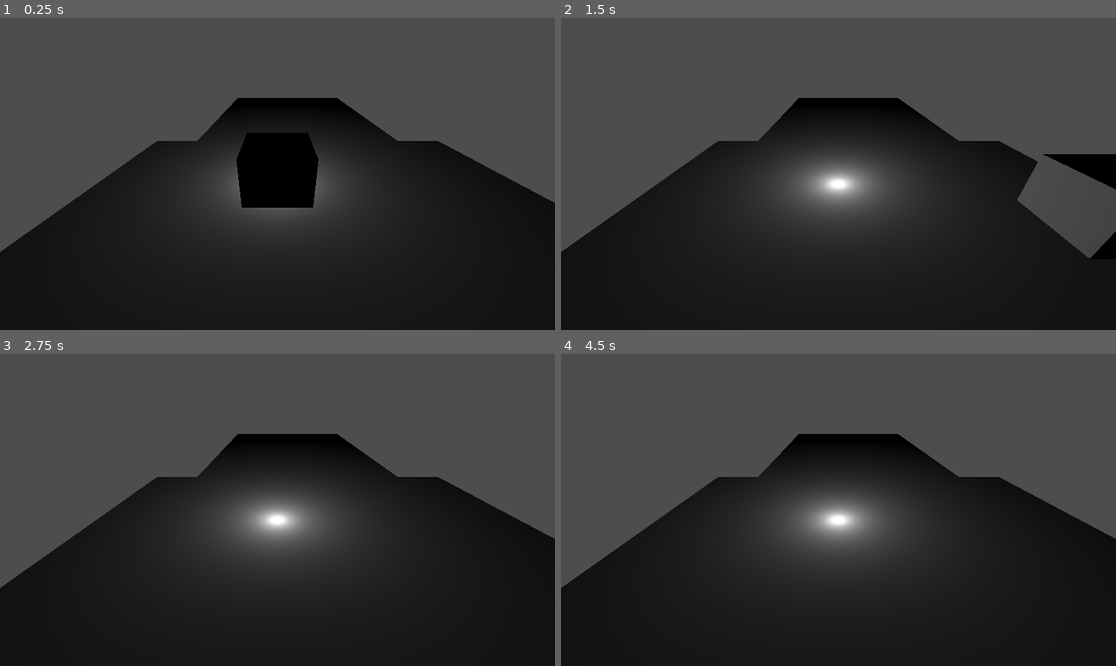
Above: before the commit, frames 1-4 (two rows, left to right).
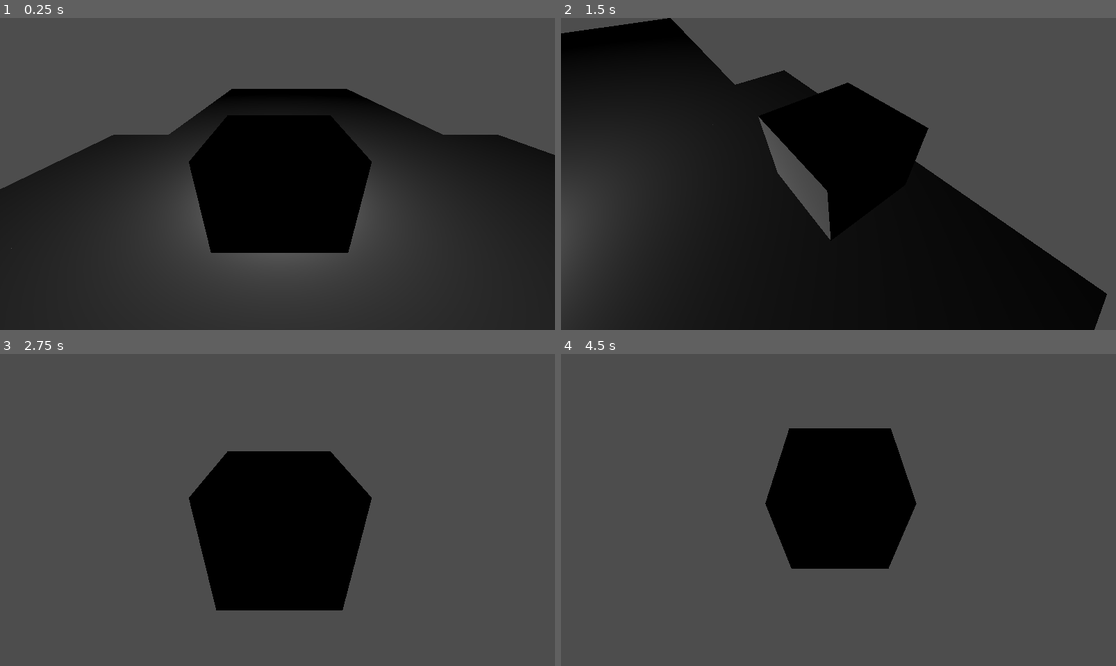
Above: after the commit, the same moments.

Repository: dommie123/Brackys_Jam_2025
Game: Godot game, scene res://scenes/level.tscn
The game is run twice, just before and just after one commit, with the same random seed, the same clock (stepped at 60 frames per second) and the same inputs.
Inputs:
- Up to frame 1 (0.25 s): no input
- Up to frame 2 (1.5 s): tap Enter at 0.5 s; hold D (player_move_right) 0.53-1.28 s; tap Down (camera_rotate_down) at 0.6 s; tap Space (player_jump) at 0.77, 1.07 s; tap Left (camera_rotate_left) at 0.8, 1.35 s; hold S (player_move_backward) from 1.28 s (still down)
- Up to frame 3 (2.75 s): tap Space (player_jump) at 1.52, 1.82 s; tap Right (camera_rotate_right) at 1.55, 2.1 s; release S (player_move_backward) at 2.03 s; hold D (player_move_right) from 2.03 s (still down); tap Up (camera_rotate_up) at 2.3 s
- Up to frame 4 (4.5 s): release D (player_move_right) at 2.78 s; hold W (player_move_forward) 2.78-3.53 s; tap Up (camera_rotate_up) at 2.85 s; tap Space (player_jump) at 3.02, 3.05, 3.32, 3.5, 3.6, 3.77, 4.07 s; hold A (player_move_left) from 3.53 s (still down); tap Down (camera_rotate_down) at 3.8, 4.35 s; tap Enter at 4.25 s

The runs differ from the first frame. In frame 1, 29% of the frame differs, in the area x 0-100%, y 22-100%; in frame 2, 37%; in frame 3, 56%, in the area x 0-100%, y 25-100%; in frame 4, 55%.

Commit message:
Updated camera movement controls

Diff:
--- a/scenes/level.tscn
+++ b/scenes/level.tscn
@@ -17,12 +17,19 @@
 
 [node name="Level" type="Node3D"]
 
-[node name="MainCamera" type="Camera3D" parent="."]
-transform = Transform3D(1, 0, 0, 0, 0.864749, 0.502205, 0, -0.502205, 0.864749, 0, 5.66601, 5.58147)
+[node name="Player" parent="." node_paths=PackedStringArray("cameraPivot") instance=ExtResource("1_guvh0")]
+transform = Transform3D(1, 0, 0, 0, 1, 0, 0, 0, 1, -0.0317328, 3.5621, 0.117986)
+cameraPivot = NodePath("CameraPivot")
 
-[node name="Player" parent="." node_paths=PackedStringArray("mainCamera") instance=ExtResource("1_guvh0")]
-transform = Transform3D(1, 0, 0, 0, 1, 0, 0, 0, 1, -0.0317328, 3.5621, 0.117986)
-mainCamera = NodePath("../MainCamera")
+[node name="CameraPivot" type="Node3D" parent="Player"]
+transform = Transform3D(1, 0, 0, 0, 1, 0, 0, 0, 1, 0, 2, 0)
+
+[node name="SpringArm3D" type="SpringArm3D" parent="Player/CameraPivot"]
+collision_mask = 3
+spring_length = 3.0
+
+[node name="MainCamera" type="Camera3D" parent="Player/CameraPivot/SpringArm3D"]
+transform = Transform3D(1, 0, 0, 0, 0.864749, 0.502205, 0, -0.502205, 0.864749, 0.0317328, 2.10391, 5.46348)
 
 [node name="OmniLight3D" type="OmniLight3D" parent="."]
 transform = Transform3D(1, 0, 0, 0, 1, 0, 0, 0, 1, -0.0122948, 2.30173, -0.068676)
--- a/scenes/player.tscn
+++ b/scenes/player.tscn
@@ -14,6 +14,8 @@
 jumpHeight = 35.0
 gravity = 100.0
 sprintMultiplier = 2.0
+camRotateSpeed = 5.0
+pitchLimit = 45.0
 
 [node name="Cube" type="MeshInstance3D" parent="."]
 transform = Transform3D(1, 0, 0, 0, 1, 0, 0, 0, 1, 0.0306402, 0, 0.0147004)
--- a/scripts/player.gd
+++ b/scripts/player.gd
@@ -2,13 +2,17 @@
 
 signal player_interact
 
-@export var mainCamera: Camera3D
+@export var cameraPivot: Node3D
 
 @export_category("Player Movement")
 @export var speed: float
 @export var jumpHeight: float
 @export var gravity: float
 @export var sprintMultiplier: float
+
+@export_category("Camera Rotation")
+@export var camRotateSpeed: float
+@export var pitchLimit: float
 
 var forwardVector: Vector3
 var rightVector: Vector3
@@ -28,22 +32,38 @@
 	pass
 
 
-# TODO read player inputs and translate them to actions
 func update_player_input(delta: float) -> void:
 	update_player_movement(delta)
+	update_camera_movement(delta)
 
 	if Input.is_action_just_pressed("player_interact"):
 		player_interact.emit()
+
+
+func update_camera_movement(delta: float) -> void:
+	var pivotYawRotationDirection = Input.get_axis(
+		"camera_rotate_left", "camera_rotate_right"
+	)
+	var pivotPitchRotationDirection = Input.get_axis(
+		"camera_rotate_down", "camera_rotate_up"
+	)
+
+	$CameraPivot.rotation.x += pivotPitchRotationDirection * (camRotateSpeed * delta)
+	$CameraPivot.rotation.x = clampf(
+		$CameraPivot.rotation.x,
+		-deg_to_rad(pitchLimit),
+		deg_to_rad(pitchLimit)
+	)
+
+	$CameraPivot.rotation.y += pivotYawRotationDirection * (camRotateSpeed * delta)
 
 
 func update_player_movement(delta: float) -> void:
 	update_forward_and_right_vectors()
 
 	if not is_on_floor():
-		print("Y Velocity: ", velocity.y)
 		yVelocity -= gravity * delta
 	elif Input.is_action_just_pressed("player_jump"):
-		print("I have jumped!")
 		yVelocity = jumpHeight
 
 	var inputDirection: Vector3 = Vector3(
@@ -64,16 +84,17 @@
 
 	move_and_slide()
 
+
 func update_forward_and_right_vectors() -> void:
 	var newForwardVector: Vector3
 	var newRightVector: Vector3
 
-	if not mainCamera:
+	if not cameraPivot:
 		newForwardVector = Vector3.FORWARD
 		newRightVector = Vector3.RIGHT
 	else:
-		newForwardVector = Vector3(-mainCamera.basis.z.x, 0, -mainCamera.basis.z.z)
-		newRightVector = mainCamera.basis.x
+		newForwardVector = Vector3(-cameraPivot.basis.z.x, 0, -cameraPivot.basis.z.z)
+		newRightVector = cameraPivot.basis.x
 
 	forwardVector = newForwardVector
 	rightVector = newRightVector
